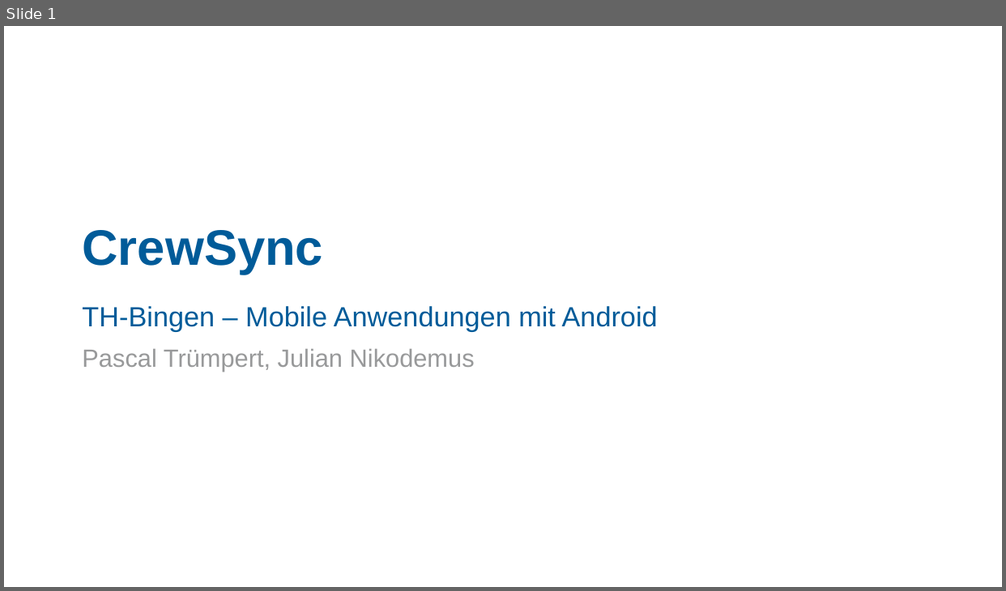
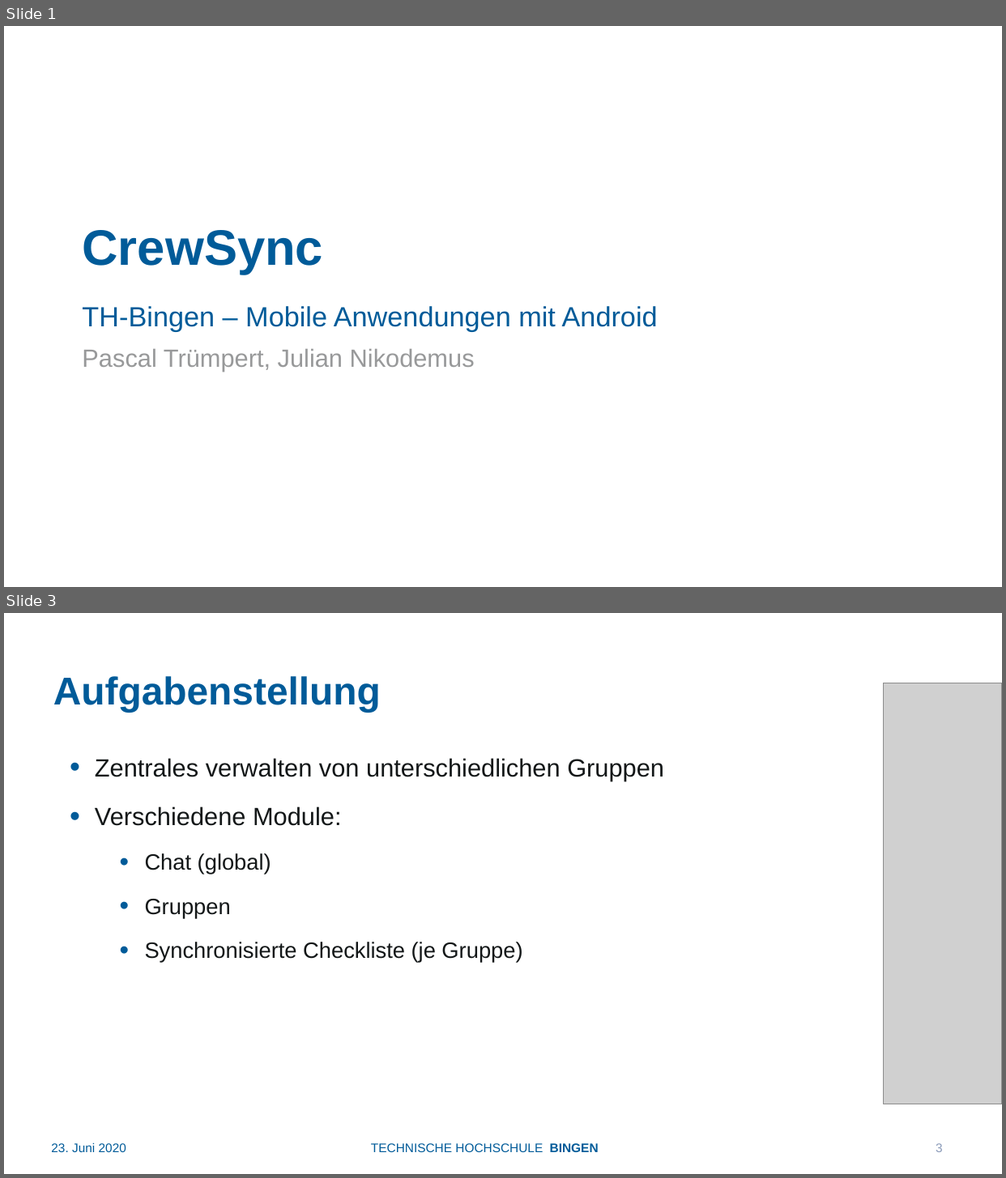
Before and after one commit to jnikodemus/projectearlybird, a slide deck: presentation/PraesentationAndroidWS2019.pptx. Shown one above the other, each under a label of ours: slide 1 before the commit, slides 1 and 3 after it; the slides between them are not shown. The pictures are 1006x591 and 1006x1178 pixels, drawn with LibreOffice and Linux fonts; fonts in the diff are those of the drawing; grey boxes stand for pictures; background and template pictures are left out. Boxes give left, top, right and bottom in pixels: in the first picture for what was removed or moved away, otherwise in the second. Text is boxed around its words. In the diff, an @@ line names an element or a change of style, - is before the commit and + after.

```diff
--- a/presentation/PraesentationAndroidWS2019.pptx
+++ b/presentation/PraesentationAndroidWS2019.pptx
@@ slide 3 added at <box>4,613,1002,1174</box>, background #FFFFFF @@
@@ text added at <box>53,676,381,712</box>, 28 pt, text #005B99, bold @@
+Aufgabenstellung
@@ picture added at <box>883,683,1002,1104</box> @@
@@ text added at <box>95,758,664,963</box>, 18 pt, text #131718 @@
+• Zentrales verwalten von unterschiedlichen Gruppen
+• Verschiedene Module:
+  • Chat (global)
+  • Gruppen
+  • Synchronisierte Checkliste (je Gruppe)
@@ text added at <box>51,1143,126,1152</box>, 9 pt, text #005B99 @@
+23. Juni 2020
@@ text added at <box>371,1144,599,1152</box>, 9 pt, text #005B99 @@
+TECHNISCHE HOCHSCHULE BINGEN
@@ page number added at <box>936,1144,943,1152</box>, 9 pt, text #8C9BBA @@
+3
```
Also in this commit, not shown: 5 slides changed, 1 slide removed.
